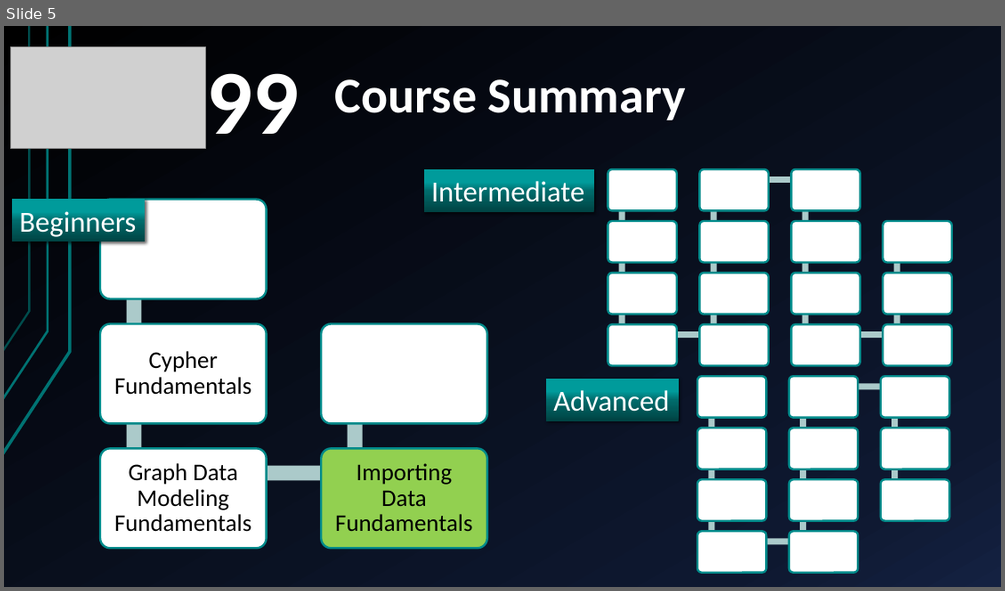
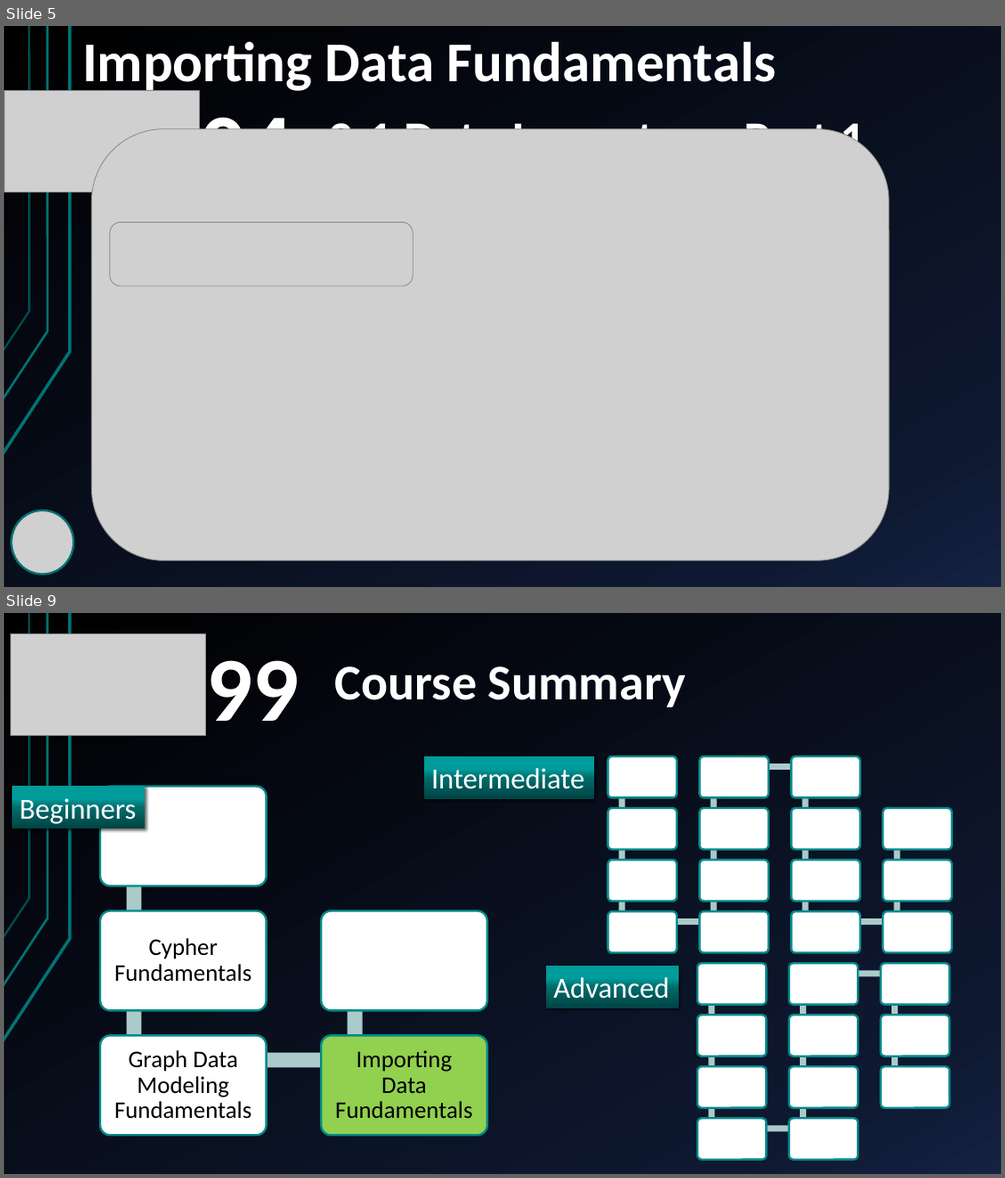
Before and after one commit to yasenstar/learn_graphdb, a slide deck: neo4j/import_data_fundamentals/Importing_Data_Fundamentals.pptx. Shown one above the other, each under a label of ours: slide 5 before the commit, slides 5 and 9 after it; the slides between them are not shown. The pictures are 1005x591 and 1005x1178 pixels, drawn with LibreOffice and Linux fonts; fonts in the diff are those of the drawing; grey boxes stand for pictures. Boxes give left, top, right and bottom in pixels: in the first picture for what was removed or moved away, otherwise in the second. Text is boxed around its words. In the diff, an @@ line names an element or a change of style, - is before the commit and + after.

```diff
--- a/neo4j/import_data_fundamentals/Importing_Data_Fundamentals.pptx
+++ b/neo4j/import_data_fundamentals/Importing_Data_Fundamentals.pptx
@@ slide 5 added at <box>4,26,1001,587</box>, background gradient #000000 to #0F1931 to #142242; not listed: 3 template elements that a slide beside it also shows @@
@@ text added at <box>82,41,777,95</box>, 54 pt, text #FFFFFF, bold @@
+Importing Data Fundamentals
@@ picture added at <box>4,90,199,192</box> @@
@@ text added at <box>200,102,292,129</box>, 88 pt, text #FFFFFF, bold @@
+04
@@ picture added at <box>91,129,889,561</box> @@
@@ title added at <box>329,115,865,147</box>, 48 pt, text #FFFFFF, bold @@
+2.1 Data Importer – Part 1
@@ picture added at <box>109,222,413,286</box> @@
@@ picture added at <box>11,510,73,574</box> @@
@@ what was slide 5 is now slide 9 @@
```
Also in this commit, not shown: 3 other slides added, 1 other file.
